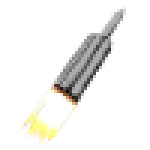
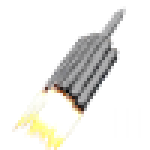
Revision of a layered 150 × 150 image; what changed, layer by layer:
added layer "Rocket3" above "Rocket2" over [12, 30, 120, 150]
added layer "Rocket2" above "Rocket" over [21, 27, 117, 144]
renamed "Pasted Layer" to "Rocket", painted on it over [21, 27, 120, 144]
